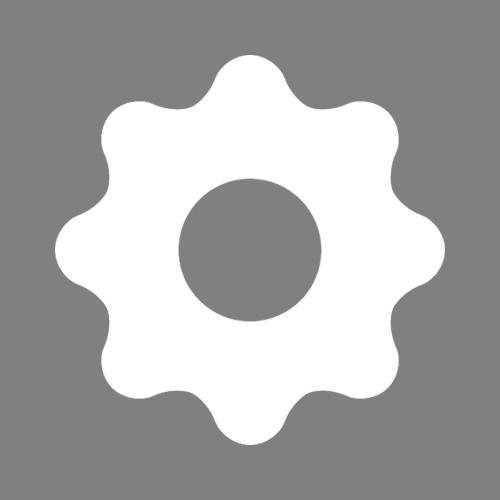
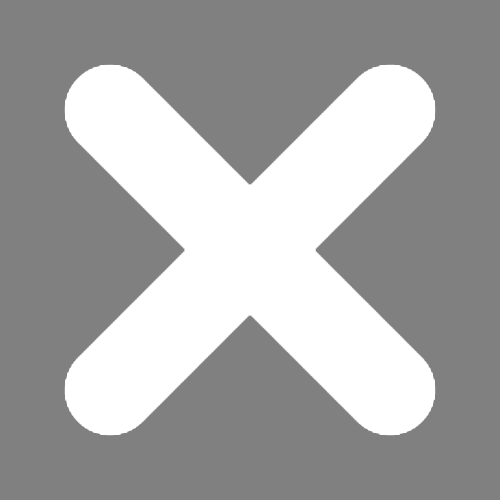
Layered file, before and after one edit (500 x 500). Changes by layer:
added layer "Close drawn with curves" above "Drawn outline" over [64,64,436,436]
hid "Drawn outline" over [55,55,445,445]
